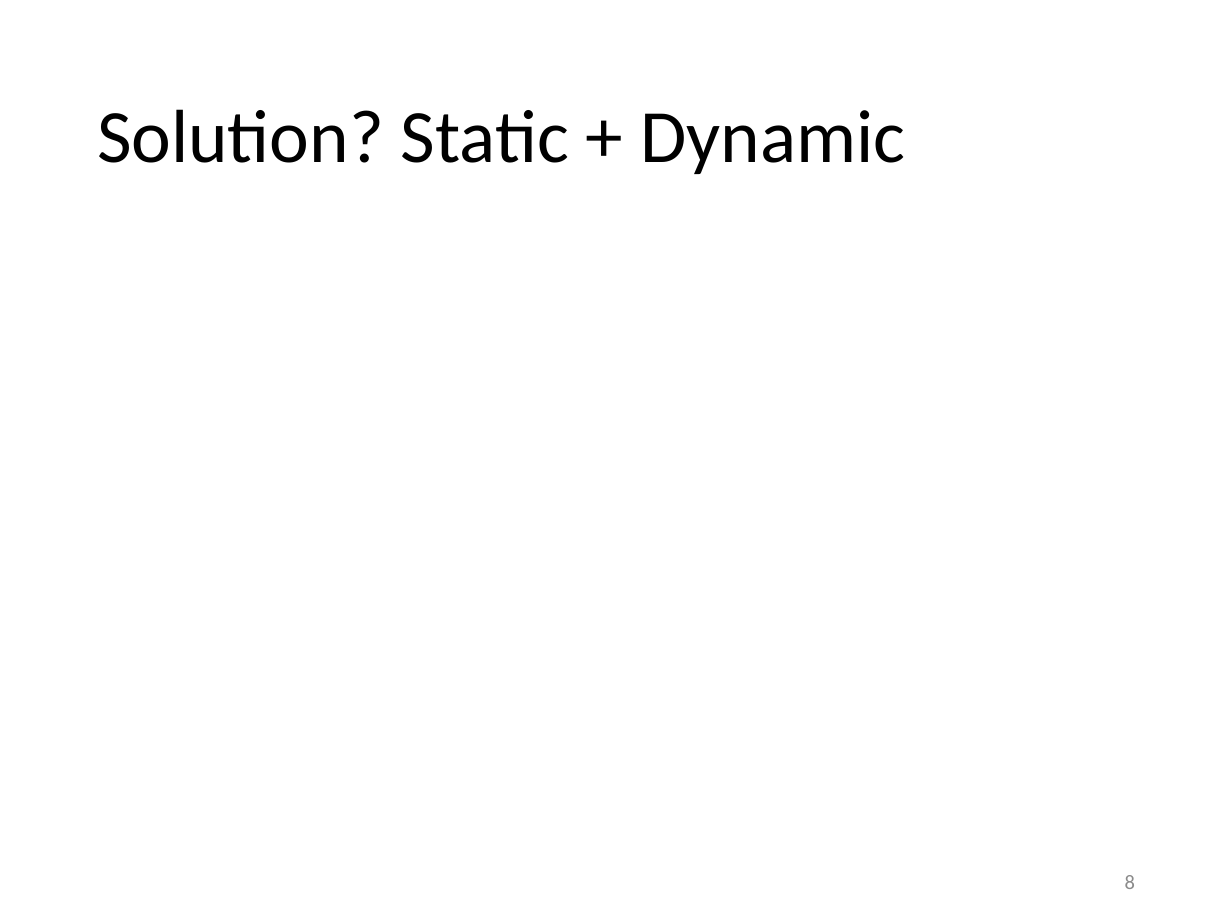
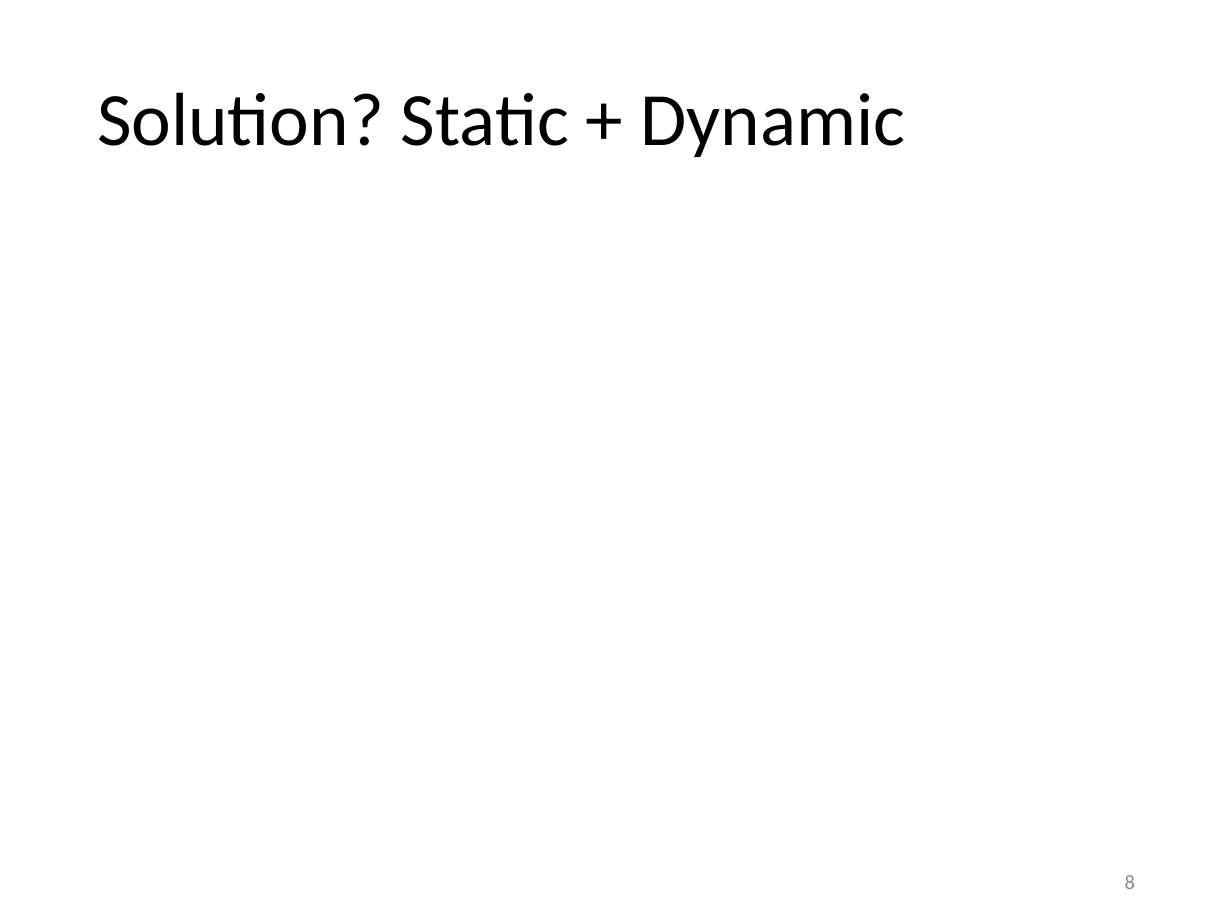
Before and after one commit to olydis/GradVerThesis, a slide deck: slide 8 of presentation/PLunch.pptx. Drawn at 1232x924 pixels with LibreOffice and Linux fonts; fonts in the diff are those of the drawing; background and template pictures are left out. Boxes give left, top, right and bottom in pixels: in the first picture for what was removed or moved away, otherwise in the second. Text is boxed around its words. In the diff, an @@ line names an element or a change of style, - is before the commit and + after.

```diff
--- a/presentation/PLunch.pptx
+++ b/presentation/PLunch.pptx
@@ title "Solution? Static + Dynamic": place and size @@
-title "Solution? Static + Dynamic" at <box>97,109,905,174</box>
+title "Solution? Static + Dynamic" at <box>97,92,905,157</box>
```
Also in this commit, not shown: 4 other slides changed, 5 slides added, 5 other files.
